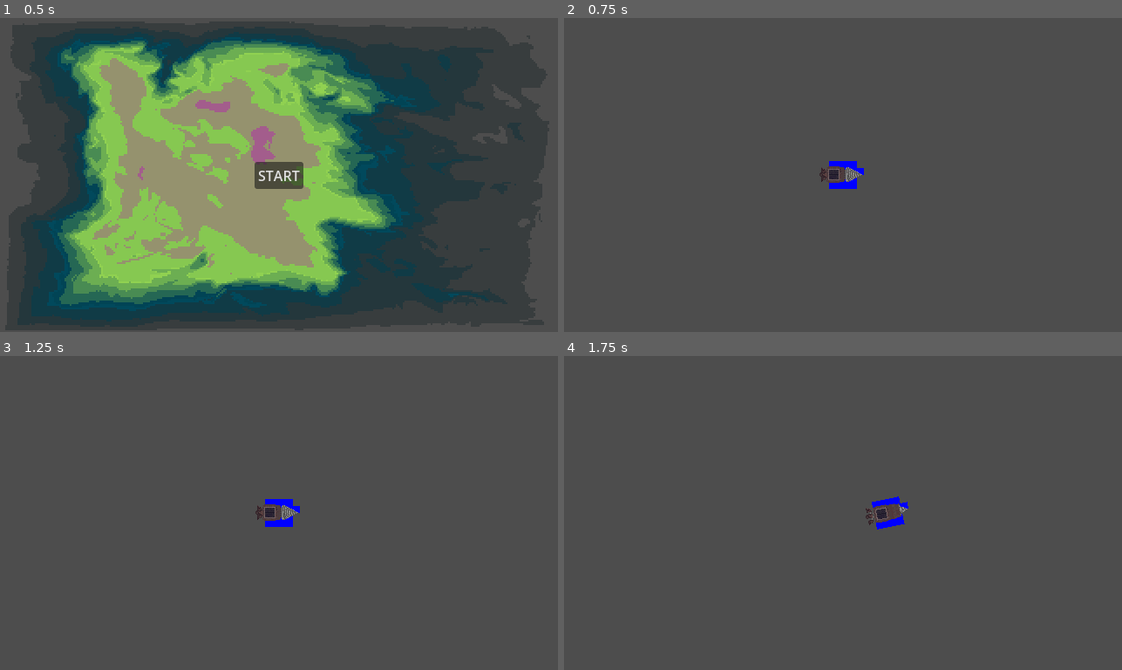
Above: before the commit, frames 1-4 (two rows, left to right).
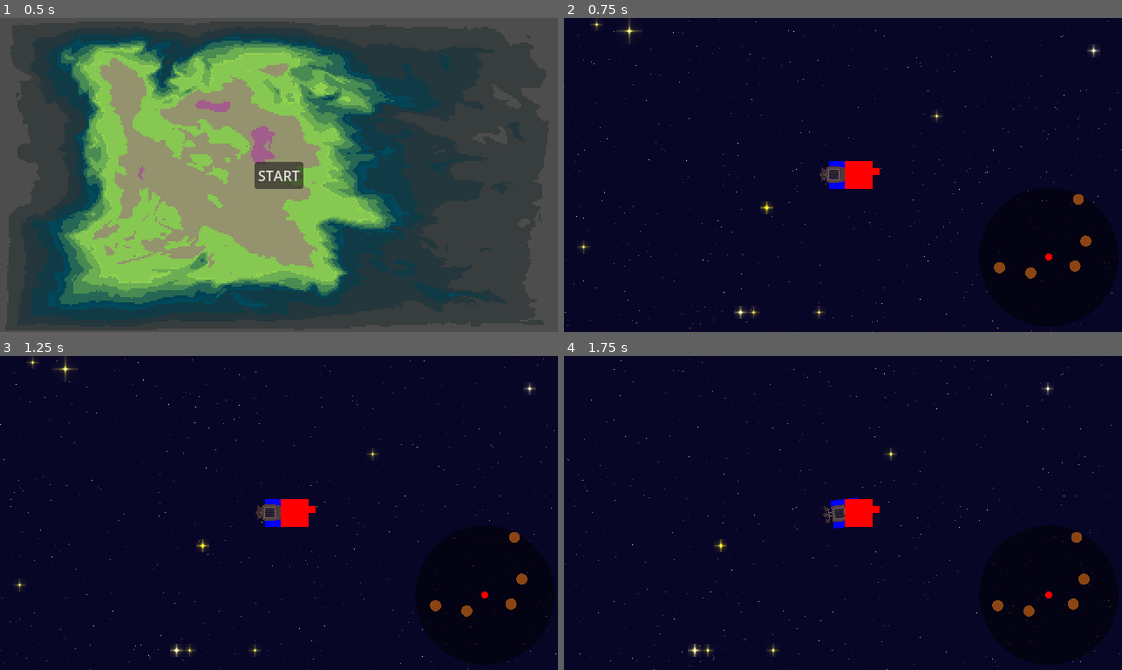
Above: after the commit, the same moments.

Repository: liamhendricks/godot-wild-jam-93
Game: Godot game, scene res://ui/StartMenu.tscn
Two runs of this game, one before a commit and one after it. Both use one fixed random seed, a clock stepped at 60 frames per second and the inputs below.
Inputs (mouse positions are in pixels of both pictures, inside the frame that each line leads up to):
- Up to frame 1 (0.5 s): no input
- Up to frame 2 (0.75 s): click "START" at 0.5 s
- Up to frame 3 (1.25 s): no input
- Up to frame 4 (1.75 s): move the mouse to (965, 497) at 1.27 s; hold D (right) from 1.28 s (still down); tap F (drill_transition) at 1.35 s

Frame 1 is identical in both runs. In frame 2, 100% of the frame differs, in the area x 0-100%, y 0-100%; in frame 3, 100%; in frame 4, 100%.
Error before the commit: Parse Error: Identifier "enter_timer" not declared in the current scope. (res://main.gd:26)

Commit message:
mothership and shaders

Diff:
--- a/godot-wild-jam-93/effects/SpaceBackground.tscn
+++ b/godot-wild-jam-93/effects/SpaceBackground.tscn
@@ -3,10 +3,40 @@
 [ext_resource type="Shader" uid="uid://82webpe21doi" path="res://effects/space.gdshader" id="1_kn61s"]
 [ext_resource type="Script" uid="uid://b0pjlrislst84" path="res://effects/SpaceBackground.gd" id="2_a3ae4"]
 
+[sub_resource type="Gradient" id="Gradient_kn61s"]
+colors = PackedColorArray(0.8445635, 0.79123443, 7.70092e-07, 1, 1, 1, 0.89411765, 1)
+
+[sub_resource type="GradientTexture2D" id="GradientTexture2D_a3ae4"]
+gradient = SubResource("Gradient_kn61s")
+width = 16
+height = 16
+
+[sub_resource type="Gradient" id="Gradient_elcdj"]
+colors = PackedColorArray(0.44705883, 0.5647059, 0, 1, 1, 1, 0.56078434, 1)
+
+[sub_resource type="GradientTexture2D" id="GradientTexture2D_ysy7t"]
+gradient = SubResource("Gradient_elcdj")
+width = 16
+height = 16
+
 [sub_resource type="ShaderMaterial" id="ShaderMaterial_a3ae4"]
 shader = ExtResource("1_kn61s")
-shader_parameter/stars_speed = Vector2(0, 0)
-shader_parameter/stars_density = 0.0
+shader_parameter/gradientA = SubResource("GradientTexture2D_a3ae4")
+shader_parameter/horizontalMovement = 7.450599959213378e-08
+shader_parameter/verticalMovement = 7.450599959213378e-08
+shader_parameter/frequencyStar = 0.00999999977648
+shader_parameter/sizeStar = 30.0
+shader_parameter/brightnessStar = 2.0
+shader_parameter/shineFrequencyStar = 1.0
+shader_parameter/transparencyStar = 0.0
+shader_parameter/starIterations = 2
+shader_parameter/gradientB = SubResource("GradientTexture2D_ysy7t")
+shader_parameter/frequencyBgStar = 0.99599999026407
+shader_parameter/shineFrequencyBgStar = 1.0
+shader_parameter/transparencyBgStar = 0.499999988824
+shader_parameter/colorBackground = Color(0.031699046, 0.02390131, 0.15249223, 1)
+shader_parameter/transparencyBackground = 0.0
+shader_parameter/seed = 26.0
 
 [sub_resource type="CanvasTexture" id="CanvasTexture_kn61s"]
 
--- a/godot-wild-jam-93/effects/space.gdshader
+++ b/godot-wild-jam-93/effects/space.gdshader
@@ -1,23 +1,67 @@
 shader_type canvas_item;
 
-uniform vec2 stars_speed = vec2(0.0);
-uniform float stars_density: hint_range(0.0, 1.0, 0.001) = 0.01;
+group_uniforms MainStars;
+//Main star adjustments: Color, movement direction, shine, brightnessStar, periodicity, size, and quantity.
+uniform sampler2D gradientA;
+uniform float horizontalMovement: hint_range(-5.0, 5.0, 0.1) = 0.1;
+uniform float verticalMovement: hint_range(-5.0, 5.0, 0.1) = 0.1;
+uniform float frequencyStar: hint_range(0.0, 1.0, 0.01) = 0.1;
+uniform float sizeStar: hint_range(10.0, 200.0, 10.0) = 100.0;
+uniform float brightnessStar: hint_range(1.0, 5.0, 1.0) = 3.0;
+uniform float shineFrequencyStar: hint_range(1.0, 20.0, 1.0) = 8.0;
+uniform float transparencyStar: hint_range(0.0, 1.0, 0.01) = 0.0;
+uniform int starIterations: hint_range(1, 10, 1) = 3;
+group_uniforms BackgroundStars;
+//Background star adjustments
+uniform sampler2D gradientB;
+uniform float frequencyBgStar: hint_range(0.950, 1.0, 0.001) = 0.996;
+uniform float shineFrequencyBgStar: hint_range(0.0, 5.0, 1.0) = 1.0;
+uniform float transparencyBgStar: hint_range(0.0, 1.0, 0.01) = 0.0;
+group_uniforms Background;
+//Background color and transparency
+uniform vec4 colorBackground: source_color = vec4(0.05, 0.04, 0.20, 1.0);
+uniform float transparencyBackground: hint_range(0.0, 1.0, 0.01) = 0.0;
+group_uniforms Noise;
+//Seeding for different noise generation, mainly to eliminate background star patterns
+uniform float seed: hint_range(0.0, 100.0, 1.0) = 0.0;
 
-varying vec2 position;
+float rand(vec2 st) {
+	return fract(sin(dot(st.xy, vec2(seed+12.9898,78.233))) * 43758.5453123);
+	}
 
-// https://thebookofshaders.com/10/
-float random(vec2 st) {
-	return fract(sin(dot(st.xy, vec2(12.9898, 78.233))) * 43758.5453123);
-}
+float remap(float prob, float starValue) {
+	return (starValue - prob)/(1.0-prob);
+	}
 
-// Called for every vertex the material is visible on.
-void vertex() {
-	position = VERTEX;
-}
+void fragment() {
+	float prob = 1.0 - frequencyStar;
+	float travelx = TIME*horizontalMovement;
+	float travely = TIME*verticalMovement;
+	float color = 0.0;
+	COLOR = vec4(colorBackground.rgb, 1.0 - transparencyBackground);
 
-// Called for every pixel the material is visible on.
-void fragment() {
-	vec2 uv = (position + TIME * stars_speed) * TEXTURE_PIXEL_SIZE;
-	uv = fract(uv) * step(random(floor(uv)), stars_density);
-	COLOR = texture(TEXTURE, uv);
-}
+	for(int i = 1; i < 1 + starIterations; i++) {
+		float size = sizeStar/float(i);
+		vec2 pos = vec2(floor((1.0 / size * FRAGCOORD.x)+travelx), floor((1.0 / size * FRAGCOORD.y)+travely));
+		float starValue = rand(pos);
+
+		if (starValue > prob)
+		{
+			vec2 center = size * pos + vec2(size, size) * 0.5;
+			float t = 0.9 + 0.2 * sin(TIME * shineFrequencyStar + (starValue - prob) / (1.0 - prob) * 45.0);
+			vec2 modifiedCoords = vec2(FRAGCOORD.x + travelx*size, FRAGCOORD.y + travely*size);
+			color = 1.0 - distance(modifiedCoords, center) / (0.5 * size);
+			color = t*t*brightnessStar/float(i) / (clamp(distance(modifiedCoords.y, center.y), 0.5, size/2.0-1.0)) / (clamp(distance(modifiedCoords.x, center.x), 0.5, size/2.0-1.0));
+			vec4 colormapA = texture(gradientA, vec2(remap(prob, starValue)));
+			COLOR += colormapA * color * (1.0 - transparencyStar);
+		}
+	}
+
+	if (rand(SCREEN_UV.xy / 20.0) > frequencyBgStar)
+		{
+			float r = rand(SCREEN_UV.xy);
+			color = r * (0.85 * sin(TIME * shineFrequencyBgStar * (r * 5.0) + 720.0 * r) + 0.95);
+			vec4 colormapB = texture(gradientB, vec2(r));
+			COLOR += color * colormapB * (1.0 - transparencyBgStar);
+		}
+	}
--- /dev/null
+++ b/godot-wild-jam-93/entities/Mothership.gd
@@ -0,0 +1,10 @@
+extends RigidBody2D
+
+@onready var collision_shape : CollisionShape2D = $CollisionShape2D
+
+func _ready() -> void:
+	self.draw.connect(_on_draw)
+
+func _on_draw() -> void:
+	self.draw_rect(Rect2(position.x - 16.0, position.y - 16.0, 32.0, 32.0), Color.RED)
+	self.draw_rect(Rect2(position.x + 16.0, position.y - 8.0, 8.0, 8.0), Color.RED)
--- /dev/null
+++ b/godot-wild-jam-93/entities/Mothership.tscn
@@ -0,0 +1,11 @@
+[gd_scene format=3 uid="uid://dmrgm8iua12fd"]
+
+[ext_resource type="Script" uid="uid://dsn8mh1ma7rjg" path="res://entities/Mothership.gd" id="1_hegah"]
+
+[sub_resource type="RectangleShape2D" id="RectangleShape2D_hegah"]
+
+[node name="Mothership" type="RigidBody2D" unique_id=115834843]
+script = ExtResource("1_hegah")
+
+[node name="CollisionShape2D" type="CollisionShape2D" parent="." unique_id=1878512851]
+shape = SubResource("RectangleShape2D_hegah")
--- a/godot-wild-jam-93/main.gd
+++ b/godot-wild-jam-93/main.gd
@@ -2,10 +2,15 @@
 
 @onready var camera : Camera2D = $Camera2D
 @onready var shape_generator : ShapeGenerator = $ShapeGenerator
-@onready var player : CharacterBody2D = $Player
+@onready var player : Player = $Player
 @onready var state_machine : StateMachine = $StateMachine
+
 @export var space_scene : PackedScene
 
+var enter_timer = 10.0
+var exit_timer = 20
+var mother_ship = preload("res://entities/MotherShip.tscn")
+var mother_arriving = null
 var background : SpaceBackground
 
 func _ready() -> void:
@@ -16,13 +21,13 @@
 	state_machine.init(player)
 	UserInterface.init(player, shape_generator)
 
-
 func _input(event: InputEvent) -> void:
 	if event.is_action_pressed("quit"):
 		get_tree().quit()
 
 func _physics_process(delta: float) -> void:
 	camera.position = player.position
+
 	enter_timer = enter_timer - delta
 	exit_timer = exit_timer - delta
 	if enter_timer <= 0:
@@ -35,3 +40,14 @@
 		if mother_arriving != null:
 			mother_arriving.queue_free()
 			mother_arriving = null
+
+
+	background.material.set_shader_parameter(
+		"horizontalMovement",
+		player.velocity.x * 0.01
+	)
+
+	background.material.set_shader_parameter(
+		"verticalMovement",
+		player.velocity.y * 0.01
+	)
--- a/godot-wild-jam-93/main.tscn
+++ b/godot-wild-jam-93/main.tscn
@@ -9,6 +9,7 @@
 [ext_resource type="Script" uid="uid://c5e2txg2grome" path="res://components/state/Drill.gd" id="7_272bh"]
 [ext_resource type="Script" uid="uid://c2opaw30b4xa3" path="res://components/state/Burst.gd" id="8_5vw27"]
 [ext_resource type="PackedScene" uid="uid://bspesketaayad" path="res://effects/SpaceBackground.tscn" id="9_kek77"]
+[ext_resource type="PackedScene" uid="uid://dmrgm8iua12fd" path="res://entities/Mothership.tscn" id="10_4c57u"]
 
 [sub_resource type="Gradient" id="Gradient_1bvp3"]
 
@@ -59,3 +60,15 @@
 script = ExtResource("4_lquwl")
 states = Array[ExtResource("5_lquwl")]([SubResource("Resource_272bh"), SubResource("Resource_5vw27"), SubResource("Resource_kek77")])
 metadata/_custom_type_script = "uid://bdi6qp6ufr7jy"
+
+[node name="SpawnTimer" type="Timer" parent="." unique_id=829186866]
+wait_time = 3.0
+
+[node name="DespawnTimer" type="Timer" parent="." unique_id=242551734]
+wait_time = 3.0
+
+[node name="Mothership" parent="." unique_id=1958192661 instance=ExtResource("10_4c57u")]
+gravity_scale = 0.0
+
+[connection signal="timeout" from="SpawnTimer" to="." method="_on_timer_timeout"]
+[connection signal="timeout" from="DespawnTimer" to="." method="_on_despawn_timer_timeout"]
--- a/godot-wild-jam-93/project.godot
+++ b/godot-wild-jam-93/project.godot
@@ -13,6 +13,7 @@
 config/name="godot-wild-jam-93"
 run/main_scene="uid://c1wvama24q5q6"
 config/features=PackedStringArray("4.6", "Forward Plus")
+boot_splash/bg_color=Color(0, 0, 0, 1)
 config/icon="res://icon.svg"
 
 [autoload]
--- a/godot-wild-jam-93/ui/menu_background.gdshader
+++ b/godot-wild-jam-93/ui/menu_background.gdshader
@@ -1,26 +1,5 @@
-// Pixelated noise effect based on https://godotshaders.com/shader/warped-fractal-noise/
-//
-// Copyright Gerardo Montaño 2025
-//
-// Permission is hereby granted, free of charge, to any person obtaining a copy of
-// this software and associated documentation files (the “Software”), to deal in
-// the Software without restriction, including without limitation the rights to
-// use, copy, modify, merge, publish, distribute, sublicense, and/or sell copies
-// of the Software, and to permit persons to whom the Software is furnished to do
-// so, subject to the following conditions:
-//
-// The above copyright notice and this permission notice shall be included in all
-// copies or substantial portions of the Software.
-//
-// THE SOFTWARE IS PROVIDED “AS IS”, WITHOUT WARRANTY OF ANY KIND, EXPRESS OR
-// IMPLIED, INCLUDING BUT NOT LIMITED TO THE WARRANTIES OF MERCHANTABILITY,
-// FITNESS FOR A PARTICULAR PURPOSE AND NONINFRINGEMENT. IN NO EVENT SHALL
-// THE AUTHORS OR COPYRIGHT HOLDERS BE LIABLE FOR ANY CLAIM, DAMAGES OR OTHER
-// LIABILITY, WHETHER IN AN ACTION OF CONTRACT, TORT OR OTHERWISE, ARISING FROM,
-// OUT OF OR IN CONNECTION WITH THE SOFTWARE OR THE USE OR OTHER DEALINGS IN THE
-// SOFTWARE.
+shader_type canvas_item;
 
-shader_type canvas_item;
 uniform float speed = 0.1;
 
 uniform float pixelation = 8.0;
Not shown, added: godot-wild-jam-93/entities/Mothership.gd.uid
